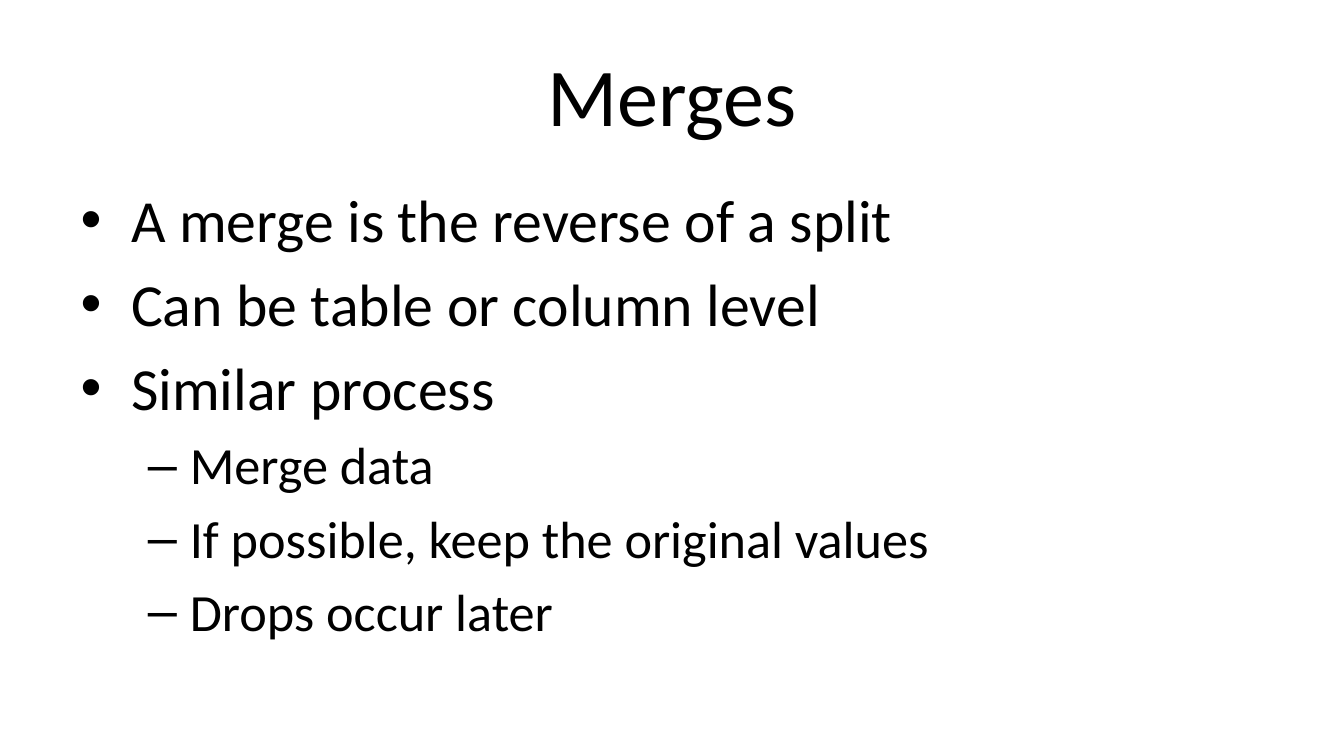
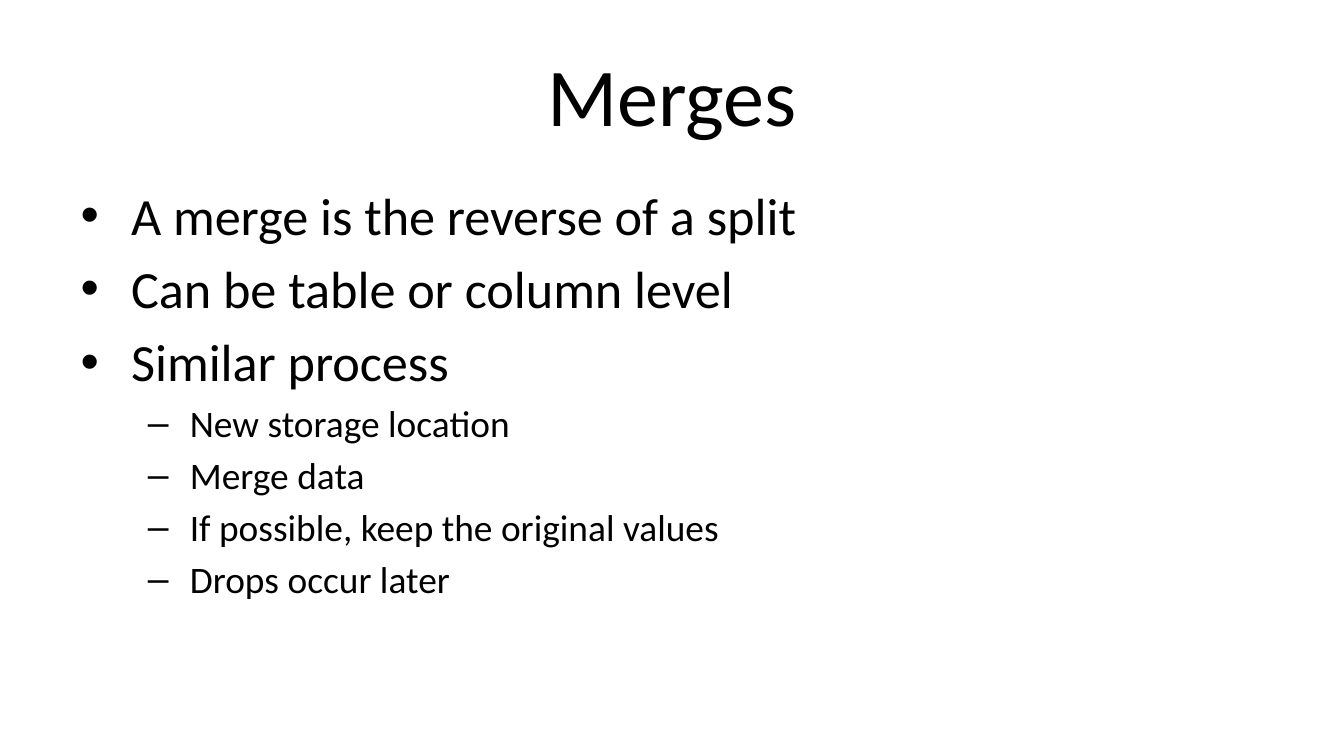
Before and after one commit to way0utwest/ZeroDowntime, a slide deck: slide 18 of VSLive_LasVegas2023_W19_ArchitectZeroDowntime.pptx. Drawn at 1344x756 pixels with LibreOffice and Linux fonts; fonts in the diff are those of the drawing; background and template pictures are left out. Boxes give left, top, right and bottom in pixels: in the first picture for what was removed or moved away, otherwise in the second. Text is boxed around its words. In the diff, an @@ line names an element or a change of style, - is before the commit and + after.

Commit message:
Updated slides with better fonts

```diff
--- a/VSLive_LasVegas2023_W19_ArchitectZeroDowntime.pptx
+++ b/VSLive_LasVegas2023_W19_ArchitectZeroDowntime.pptx
@@ text at box(131, 198, 796, 599): size 32 to 28 pt in "A merge is the reverse of a ...", "Can be table or column level", "Similar process"; size 28 to 20 pt in "Merge data", "If possible, keep the original values", "Drops occur later"; less space between paragraphs @@
@@ text at box(190, 411, 510, 444): paragraph added @@
+  – New storage location
```
Also in this commit, not shown: 10 other slides changed, 1 slide added.
